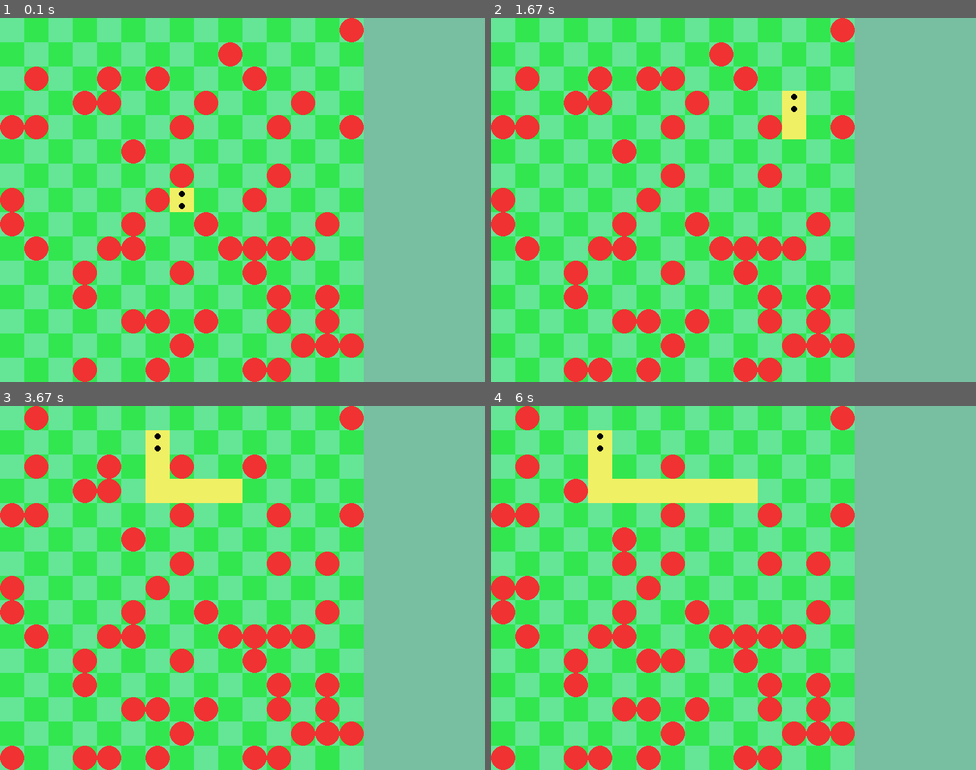
Above: before the commit, frames 1-4 (two rows, left to right).
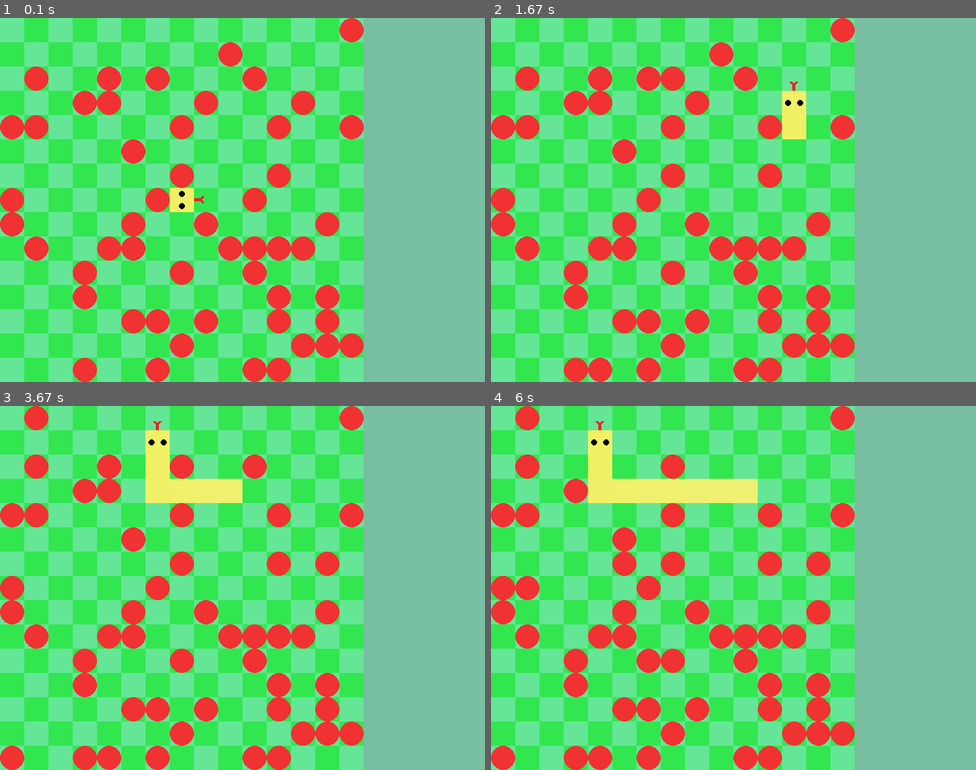
Above: after the commit, the same moments.

Repository: KingaBunkowska/Pygame
Game: pygame game, started from Snake/main.py
The game is run twice, just before and just after one commit, with the same random seed, the same clock (stepped at 60 frames per second) and the same inputs.
Inputs:
- Up to frame 1 (0.1 s): no input
- Up to frame 2 (1.67 s): hold D 0.33-0.8 s; hold W 0.83-1.3 s
- Up to frame 3 (3.67 s): hold A 1.83-2.37 s; hold S 2.4-2.7 s; hold A 2.73-3.13 s; hold W 3.17-3.53 s; hold D from 3.57 s (still down)
- Up to frame 4 (6 s): release D at 4.2 s; hold S 4.23-4.6 s; hold A 4.63-5.1 s; hold D 5.13-5.6 s; hold W 5.63-5.93 s; hold D from 5.97 s (still down)

The runs differ from the first frame. In frame 1, less than 0.1% of the frame differs, in the area x 40-42%, y 48-52%; in frame 2, less than 0.1%, in the area x 60-65%, y 17-26%; in frame 3, less than 0.1%; in frame 4, less than 0.1%.

Commit message:
Improve appearance of the snake

Diff:
--- a/Snake/GUI.py
+++ b/Snake/GUI.py
@@ -7,6 +7,7 @@
     EYE_COLOR = (0, 0, 0)
     EYE_WIDTH = 20
     EYE_SIZE = 5
+    TONGUE_COLOR = (235, 35, 35)
     #TODO:  make eye_width precent value, so it depends on width of snake body
     def __init__(self, game, x_start, y_start, x_end=-1, y_end=-1):
 
@@ -37,40 +38,91 @@
                 i+=1
             FIELD.update(0,self.FIELD_SIZE*(row+1), self.FIELD_SIZE, self.FIELD_SIZE)
 
-
-        #pygame.display.update()
-
-        # draw square representing fields in different colours
-
-        # check if values are actually square
-        #draw_lines between fields
-        #draw background
-        #draw boarders around board(if there is a place for them)
-
     def pos_to_coordinates(self, coordinates): # return top left corner
         return (self.FIELD_SIZE*coordinates[0], self.FIELD_SIZE*coordinates[1])
 
+    #TODO: make tongue to disappear when facing the wall, also make tongue to appear and dissapear
     def draw_snake(self):
 
         head_coordinates = self.pos_to_coordinates(self.game.snake.head())
         head = pygame.Rect(head_coordinates[0], head_coordinates[1], self.FIELD_SIZE, self.FIELD_SIZE)
         pygame.draw.rect(self.WIN, self.SNAKE_COLOR, head)
 
-        # draw eyes
-        #TODO: make eyes turn when snake turns
-        pygame.draw.circle(self.WIN, self.EYE_COLOR, (head.x+head.width/2, head.y+head.height/2+self.EYE_WIDTH/2), self.EYE_SIZE)
-        pygame.draw.circle(self.WIN, self.EYE_COLOR, (head.x + head.width / 2, head.y + head.height / 2 - self.EYE_WIDTH / 2), self.EYE_SIZE)
+        self.draw_eyes(head)
+        self.draw_tongue(head)
+
+        gradiented_snake_color = [self.SNAKE_COLOR[i] for i in range(3)]
 
         for i in range(1, len(self.game.snake.snake_body)):
+            gradiented_snake_color[2] = min(200, gradiented_snake_color[2]+2)
             part_coordinates = self.pos_to_coordinates(self.game.snake.snake_body[i])
             body_part = pygame.Rect(part_coordinates[0], part_coordinates[1], self.FIELD_SIZE, self.FIELD_SIZE)
-            pygame.draw.rect(self.WIN, self.SNAKE_COLOR, body_part)
+            pygame.draw.rect(self.WIN, gradiented_snake_color, body_part)
 
-        #pygame.display.update()
+    def draw_eyes(self, head:pygame.Rect)->None:
+        if self.game.last_dir[0] != 0:
+            pygame.draw.circle(self.WIN, self.EYE_COLOR, (head.x+head.width/2, head.y+head.height/2+self.EYE_WIDTH/2), self.EYE_SIZE)
+            pygame.draw.circle(self.WIN, self.EYE_COLOR, (head.x + head.width / 2, head.y + head.height / 2 - self.EYE_WIDTH / 2), self.EYE_SIZE)
+        else:
+            pygame.draw.circle(self.WIN, self.EYE_COLOR, (head.x + head.width / 2 + self.EYE_WIDTH / 2, head.y + head.height / 2), self.EYE_SIZE)
+            pygame.draw.circle(self.WIN, self.EYE_COLOR, (head.x + head.width / 2 - self.EYE_WIDTH / 2, head.y + head.height / 2), self.EYE_SIZE)
+
+    def draw_tongue(self, head:pygame.Rect)->None:
+        TONGUE_WIDTH = 5
+        TONGUE_LENGHT = 10
+        # left
+        if self.game.last_dir[0] == 1:
+            tongue = pygame.Rect(head.x + head.width, head.y + head.height/2 - TONGUE_WIDTH/2, TONGUE_LENGHT, TONGUE_WIDTH)
+            pygame.draw.polygon(self.WIN, self.TONGUE_COLOR, [
+                (tongue.x+TONGUE_LENGHT, tongue.y),
+                (tongue.x+TONGUE_WIDTH+TONGUE_LENGHT, tongue.y - TONGUE_WIDTH),
+                (tongue.x+TONGUE_WIDTH+TONGUE_LENGHT, tongue.y - 1),
+                (tongue.x+TONGUE_WIDTH/2+TONGUE_LENGHT, tongue.y + TONGUE_WIDTH/2),
+                (tongue.x+TONGUE_WIDTH+TONGUE_LENGHT, tongue.y + tongue.height),
+                (tongue.x +TONGUE_WIDTH + TONGUE_LENGHT, tongue.y + 2 * TONGUE_WIDTH - 1),
+                (tongue.x + TONGUE_LENGHT, tongue.y+tongue.height-1)
+            ])
+        # right
+        elif self.game.last_dir[0] == -1:
+            tongue = pygame.Rect(head.x - TONGUE_LENGHT, head.y + head.height/2 - TONGUE_WIDTH / 2, TONGUE_LENGHT, TONGUE_WIDTH)
+            pygame.draw.polygon(self.WIN, self.TONGUE_COLOR, [
+                (tongue.x, tongue.y),
+                (tongue.x - TONGUE_WIDTH, tongue.y - TONGUE_WIDTH),
+                (tongue.x - TONGUE_WIDTH, tongue.y - 2),
+                (tongue.x - TONGUE_WIDTH / 2 + 1, tongue.y + TONGUE_WIDTH / 2),
+                (tongue.x - TONGUE_WIDTH, tongue.y + tongue.height),
+                (tongue.x - TONGUE_WIDTH, tongue.y + 2 * TONGUE_WIDTH - 1),
+                (tongue.x, tongue.y + tongue.height - 1)
+            ])
+        # up
+        elif self.game.last_dir[1] == -1:
+            tongue = pygame.Rect(head.x + head.width/2 - TONGUE_WIDTH/2, head.y - TONGUE_LENGHT, TONGUE_WIDTH, TONGUE_LENGHT)
+            pygame.draw.polygon(self.WIN, self.TONGUE_COLOR, [
+                (tongue.x, tongue.y),
+                (tongue.x - TONGUE_WIDTH, tongue.y - TONGUE_WIDTH),
+                (tongue.x - 1, tongue.y - TONGUE_WIDTH),
+                (tongue.x+TONGUE_WIDTH/2, tongue.y - TONGUE_WIDTH/2 + 1),
+                (tongue.x+TONGUE_WIDTH, tongue.y - TONGUE_WIDTH),
+                (tongue.x + 2*TONGUE_WIDTH - 1 , tongue.y -TONGUE_WIDTH),
+                (tongue.x+TONGUE_WIDTH - 1, tongue.y)
+            ])
+        # down
+        else:
+            tongue = pygame.Rect(head.x + head.width/2 - TONGUE_WIDTH / 2, head.y + head.height, TONGUE_WIDTH,
+                                 TONGUE_LENGHT)
+            pygame.draw.polygon(self.WIN, self.TONGUE_COLOR, [
+                (tongue.x, tongue.y + TONGUE_LENGHT),
+                (tongue.x - TONGUE_WIDTH, tongue.y + TONGUE_WIDTH+ TONGUE_LENGHT),
+                (tongue.x - 1, tongue.y + TONGUE_WIDTH + TONGUE_LENGHT),
+                (tongue.x+TONGUE_WIDTH/2, tongue.y + TONGUE_WIDTH/2 + TONGUE_LENGHT),
+                (tongue.x+TONGUE_WIDTH, tongue.y + TONGUE_WIDTH+ TONGUE_LENGHT),
+                (tongue.x + 2*TONGUE_WIDTH - 1 , tongue.y +TONGUE_WIDTH+ TONGUE_LENGHT),
+                (tongue.x + TONGUE_WIDTH - 1, tongue.y+ TONGUE_LENGHT)
+            ])
+
+        pygame.draw.rect(self.WIN, self.TONGUE_COLOR, tongue)
 
     def draw_fruits(self):
         for fruit in self.game.fruits:
             fruit_coordinates = self.pos_to_coordinates(fruit)
             pygame.draw.circle(self.WIN, self.FRUIT_COLOR, (fruit_coordinates[0]+self.FIELD_SIZE//2, fruit_coordinates[1]+self.FIELD_SIZE//2), self.FIELD_SIZE//2)
-
-        #pygame.display.update()
